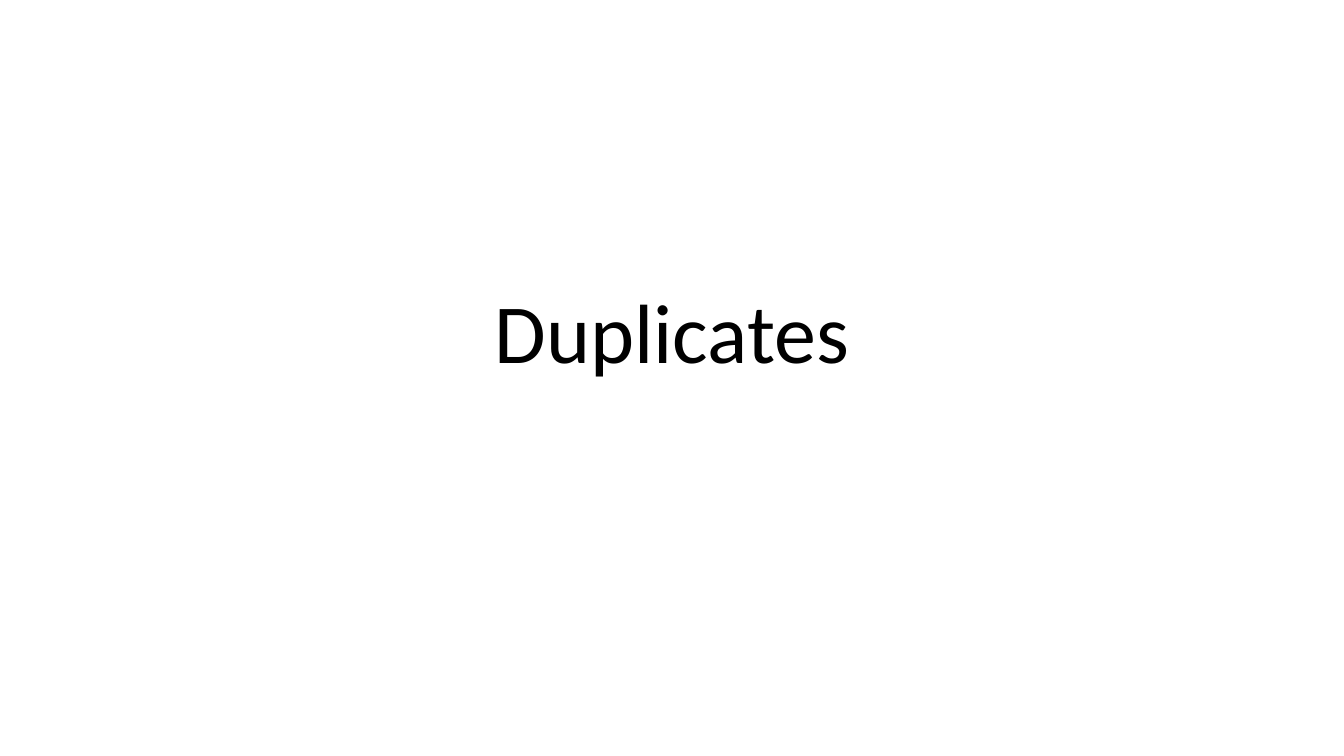
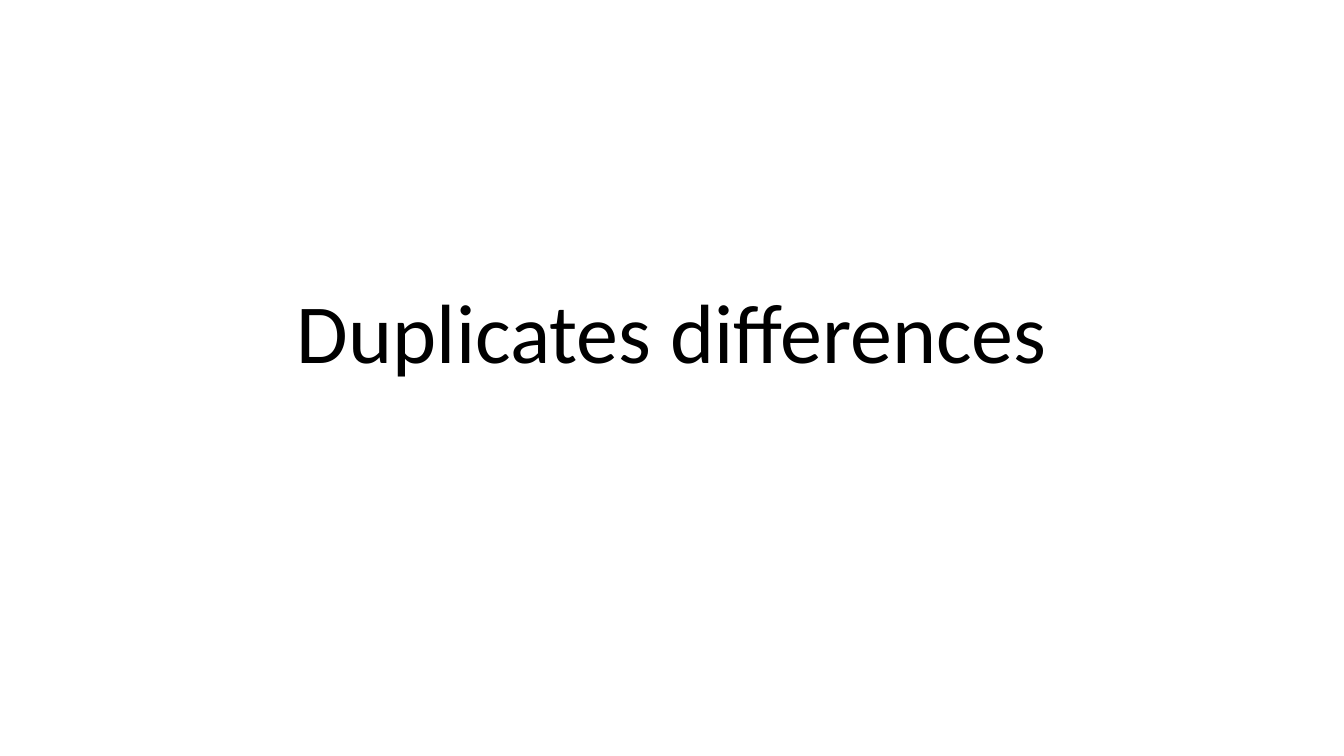
Before and after one commit to oejaramillo/WFH-Project, a slide deck: slide 28 of results.pptx (slide 15 before the commit). Drawn at 1344x756 pixels with LibreOffice and Linux fonts; fonts in the diff are those of the drawing. Boxes give left, top, right and bottom in pixels: in the first picture for what was removed or moved away, otherwise in the second. Text is boxed around its words. In the diff, an @@ line names an element or a change of style, - is before the commit and + after.

Commit message:
new duplicates graphs

```diff
--- a/results.pptx
+++ b/results.pptx
@@ title at <box>297,304,1046,377</box>: text changed @@
-Duplicates
+Duplicates differences
```
Also in this commit, not shown: 16 slides added, 3 slides removed, 5 other files.
